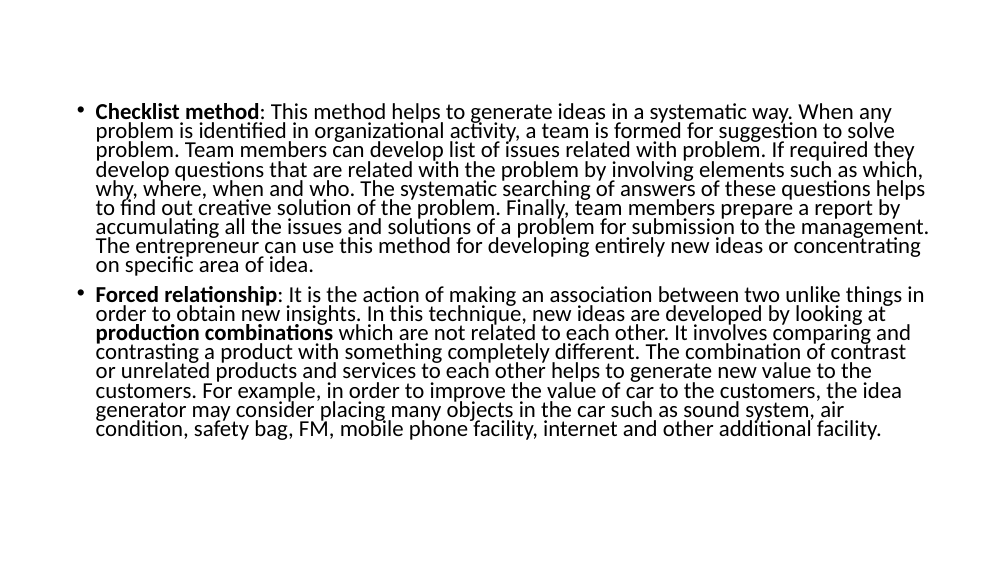
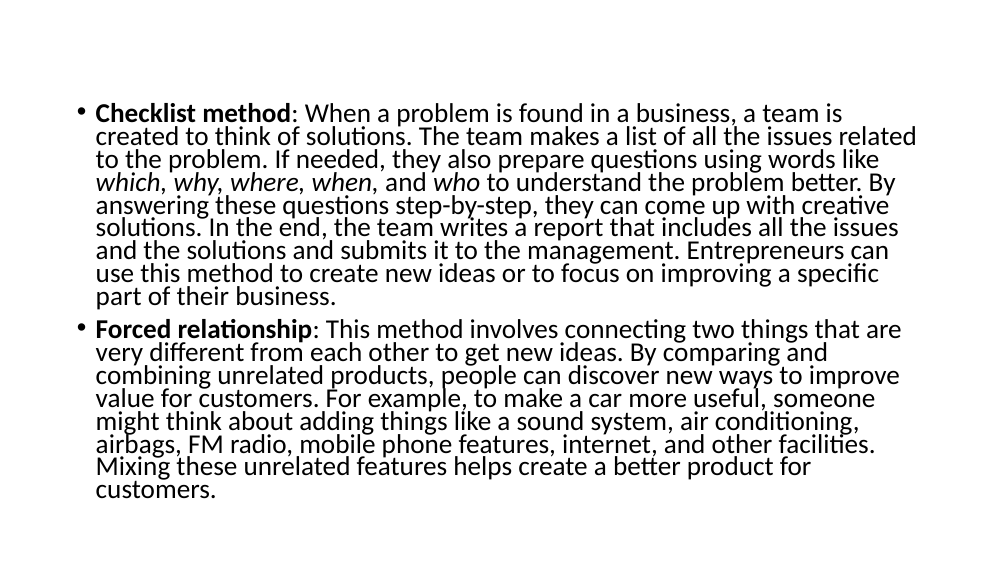
Before and after one commit to manishshrestha01/BE-Computer, a slide deck: slide 99 of Semester 7/Entrepreneurship and Professional Pratice/PEC/second chapter entrepreneurship.pptx. Drawn at 1008x567 pixels with LibreOffice and Linux fonts; fonts in the diff are those of the drawing. Boxes give left, top, right and bottom in pixels: in the first picture for what was removed or moved away, otherwise in the second. Text is boxed around its words. In the diff, an @@ line names an element or a change of style, - is before the commit and + after.

```diff
--- a/Semester 7/Entrepreneurship and Professional Pratice/PEC/second chapter entrepreneurship.pptx
+++ b/Semester 7/Entrepreneurship and Professional Pratice/PEC/second chapter entrepreneurship.pptx
@@ text at [96,103,917,499]: text changed; size 21.7 to 25.9 pt @@
-• Checklist method: This method helps to generate ideas in a systematic way. When any problem is identified in organizational activity, a team is formed for suggestion to solve problem. Team members can develop list of issues related with problem. If required they develop questions that are related with the problem by involving elements such as which, why, where, when and who. The systematic searching of answers of these questions helps to find out creative solution of the problem. Finally, team members prepare a report by accumulating all the issues and solutions of a problem for submission to the management. The entrepreneur can use this method for developing entirely new ideas or concentrating on specific area of idea.
-• Forced relationship: It is the action of making an association between two unlike things in order to obtain new insights. In this technique, new ideas are developed by looking at production combinations which are not related to each other. It involves comparing and contrasting a product with something completely different. The combination of contrast or unrelated products and services to each other helps to generate new value to the customers. For example, in order to improve the value of car to the customers, the idea generator may consider placing many objects in the car such as sound system, air condition, safety bag, FM, mobile phone facility, internet and other additional facility.
+• Checklist method: When a problem is found in a business, a team is created to think of solutions. The team makes a list of all the issues related to the problem. If needed, they also prepare questions using words like which, why, where, when, and who to understand the problem better. By answering these questions step-by-step, they can come up with creative solutions. In the end, the team writes a report that includes all the issues and the solutions and submits it to the management. Entrepreneurs can use this method to create new ideas or to focus on improving a specific part of their business.
+• Forced relationship: This method involves connecting two things that are very different from each other to get new ideas. By comparing and combining unrelated products, people can discover new ways to improve value for customers. For example, to make a car more useful, someone might think about adding things like a sound system, air conditioning, airbags, FM radio, mobile phone features, internet, and other facilities. Mixing these unrelated features helps create a better product for customers.
```
Also in this commit, not shown: 2 other slides changed, 17 other files.
